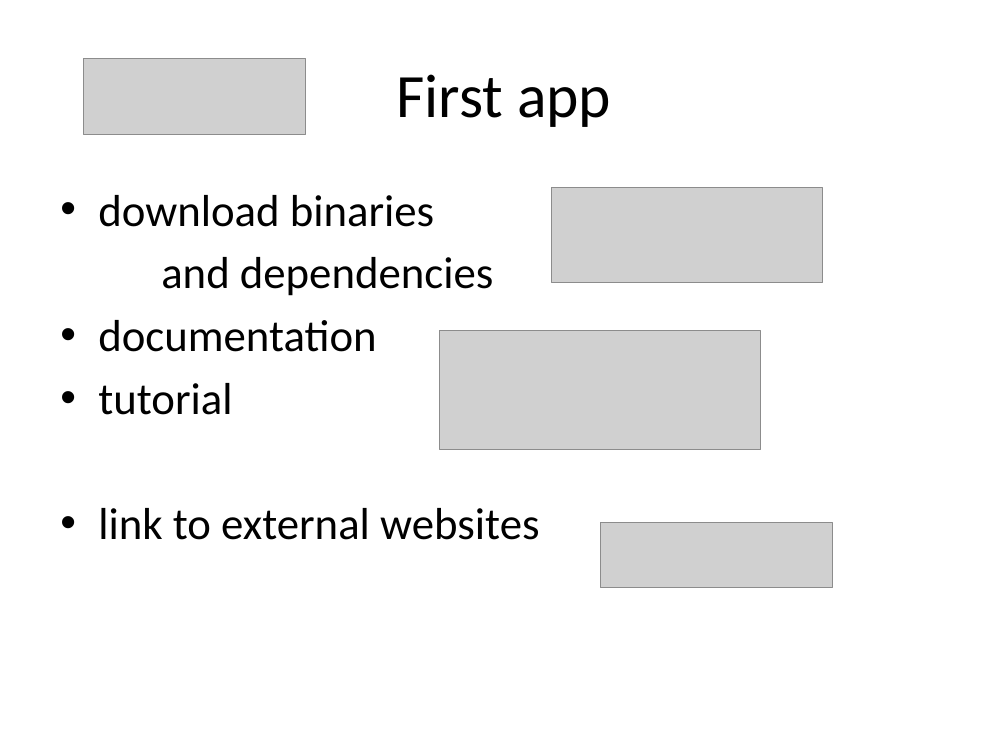
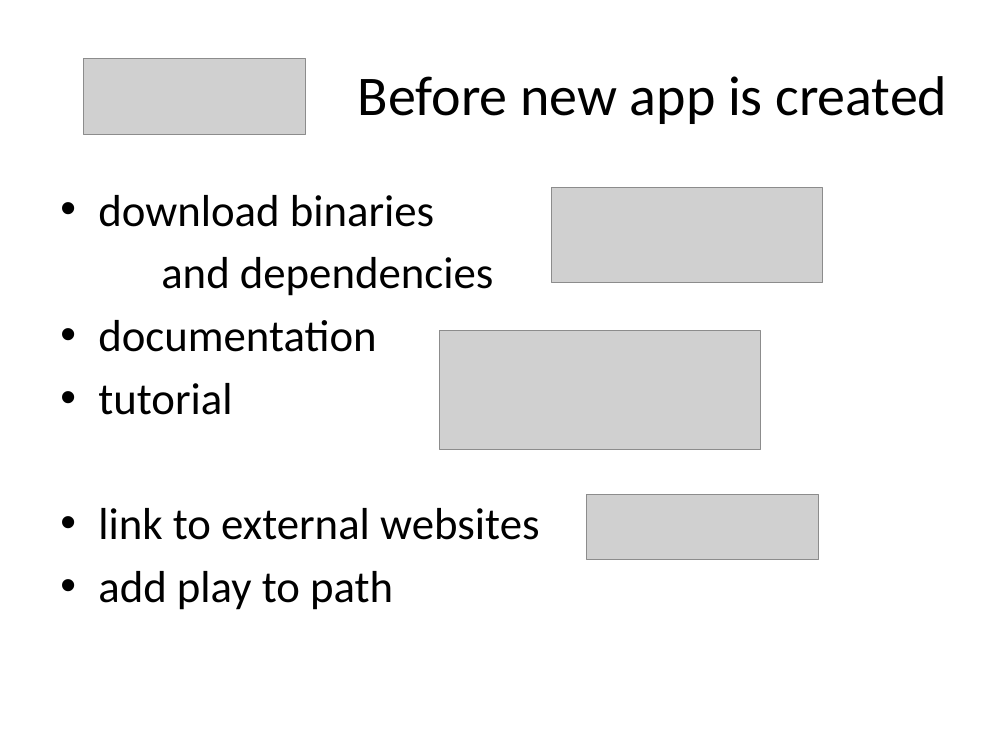
Before and after one commit to martadoberschuetz/dev_training, a slide deck: slide 7 of Play take 2.pptx. Drawn at 1008x756 pixels with LibreOffice and Linux fonts; fonts in the diff are those of the drawing; grey boxes stand for pictures. Boxes give left, top, right and bottom in pixels: in the first picture for what was removed or moved away, otherwise in the second. Text is boxed around its words. In the diff, an @@ line names an element or a change of style, - is before the commit and + after.

```diff
--- a/Play take 2.pptx
+++ b/Play take 2.pptx
@@ title at (358,76,947,124): text changed; size 44 to 40 pt @@
-First app
+Before new app is created
@@ picture: place and size @@
-picture at (600,522,832,588)
+picture at (587,495,818,560)
@@ text at (98,571,393,610): paragraph added @@
+• add play to path
```
Also in this commit, not shown: 1 other slide changed, 4 slides added, 1 slide removed.
